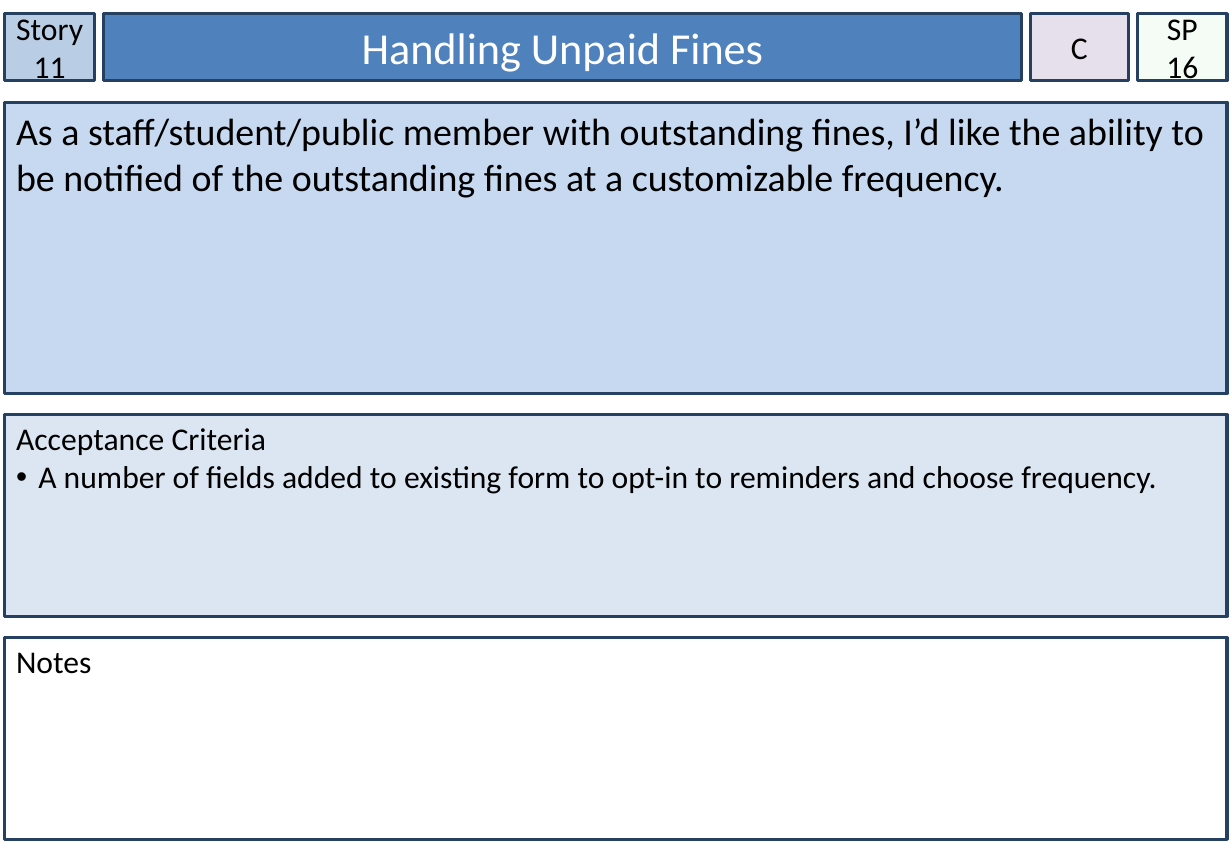
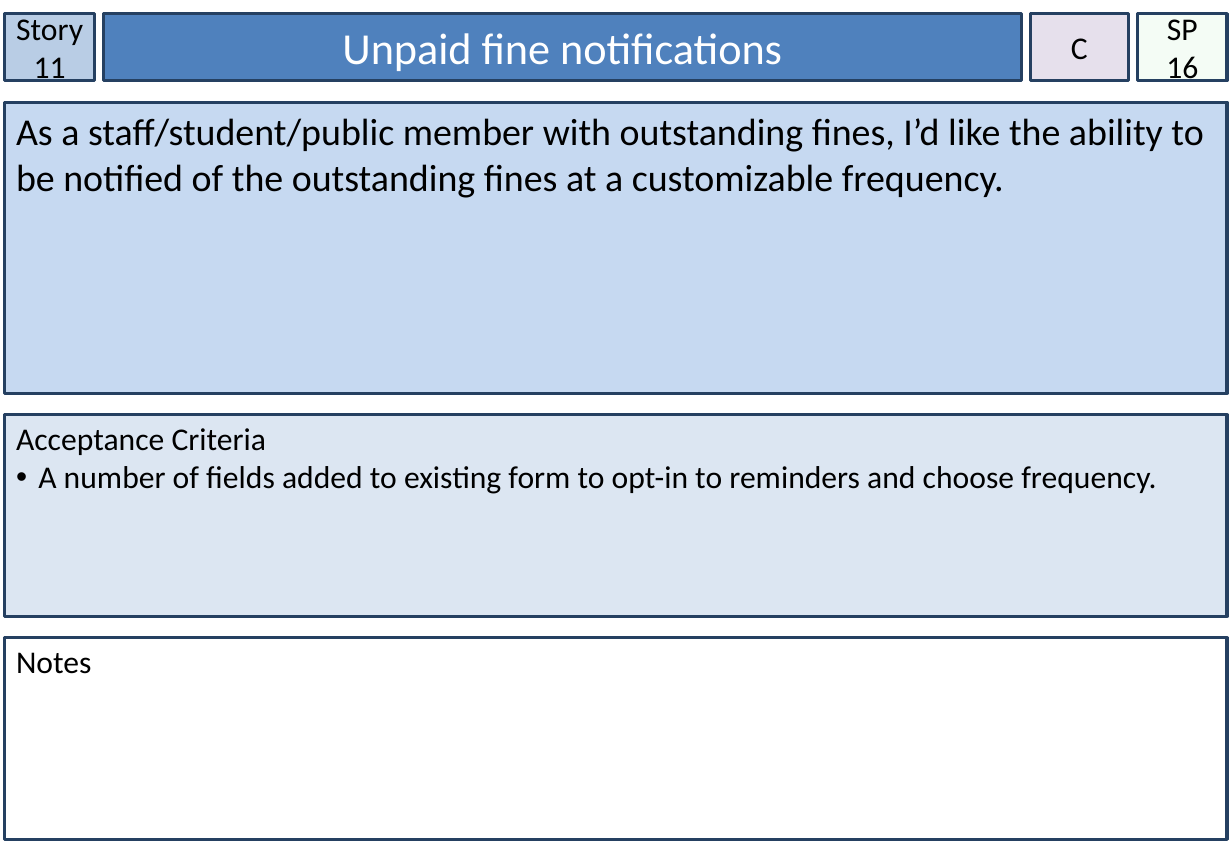
Before and after one commit to knich17/ParkingPermits, a slide deck: slide 12 of Assessment/Story Cards.pptx. Drawn at 1232x853 pixels with LibreOffice and Linux fonts; fonts in the diff are those of the drawing. Boxes give left, top, right and bottom in pixels: in the first picture for what was removed or moved away, otherwise in the second. Text is boxed around its words. In the diff, an @@ line names an element or a change of style, - is before the commit and + after.

```diff
--- a/Assessment/Story Cards.pptx
+++ b/Assessment/Story Cards.pptx
@@ text in rectangle at (x1=342, y1=33, x2=782, y2=71): text changed @@
-Handling Unpaid Fines
+Unpaid fine notifications
```
Also in this commit, not shown: 5 other slides changed, 4 slides added, 1 slide removed, 2 other files.
